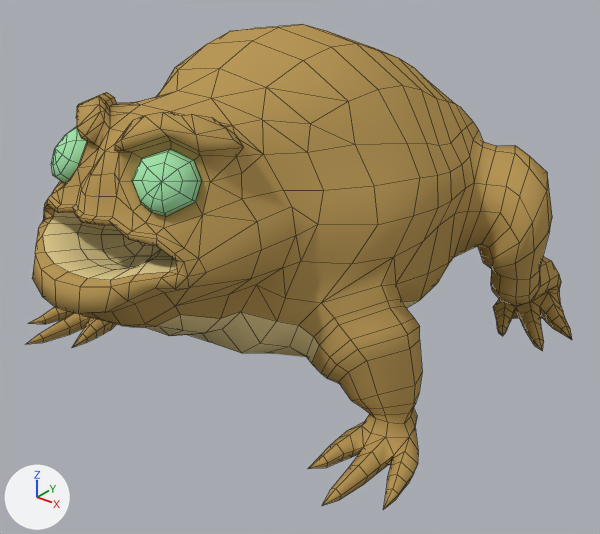
The Blender file Blender/Characters/Froggo.blend: old version first, new version second.
Both versions are drawn from a camera (50 mm lens) standing at (2.87, -3.64, 2.67) and looking at (0.2, -0.29, 0.59). Every picture has the same lights, and +X, +Y and +Z are marked at lower left. Mesh edges are drawn as thin lines.

In view in the first picture: 'Froggo'.
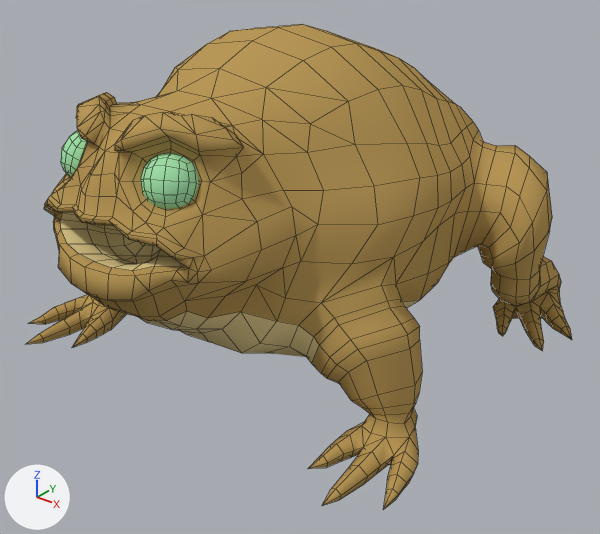
Pixel boxes [x1, y1, x2, y2] of what changed, in the pictures (600 x 534 px; the box of a moved part takes in the faces that stretch with it):
part 1 of me_cylinder_005, rebuilt: before [51, 126, 87, 183]; after [61, 131, 87, 177]
part 2 of me_cylinder_005, rebuilt (16% narrower, 16% shorter): before [132, 149, 201, 217]; after [141, 152, 199, 209]
part 3 of me_cylinder_005, moved or reshaped: before [32, 205, 295, 336]; after [44, 175, 295, 333]

What the commit changed:
me_cylinder_005 is used by ob_froggo; location (0.0, 0.0, 0.0).
me_cylinder_005 had 1425 vertices, 1605 faces and spanned x -1.39..1.43, y -1.78..1.35, z 0.0..1.9.
me_cylinder_005 now has 1527 vertices, 1689 faces and spans x -1.39..1.43, y -1.61..1.35, z 0.0..1.9.
me_cylinder_005 part 1: the loose piece of 47 vertices spanning x -0.45..-0.12, y -1.48..-1.17, z 1.3..1.57 is rebuilt with 98 vertices and now spans x -0.41..-0.14, y -1.43..-1.16, z 1.27..1.55.
me_cylinder_005 part 2: the loose piece of 47 vertices spanning x 0.13..0.45, y -1.48..-1.19, z 1.31..1.57 is rebuilt with 98 vertices and now spans x 0.14..0.41, y -1.43..-1.16, z 1.27..1.55.
Part 3, on me_cylinder_005:
10 vertices in x -0.5..0.5, y -1.44..-1.42, z 0.98..1.15 move by (0.0, 0.05, 0.0).
9 vertices in x -0.47..0.42, y -1.53..-1.5, z 0.76..1.03 move by (0.0, 0.08, 0.0).
9 vertices in x -0.47..0.48, y -1.5..-1.47, z 0.77..1.09 move by (0.0, 0.07, 0.0).
7 vertices in x -0.32..0.33, y -1.65..-1.63, z 0.8..1.06 move by (0.0, 0.12, 0.0).
7 vertices in x -0.41..0.42, y -1.59..-1.56, z 0.76..1.09 move by (0.0, 0.1, 0.0).
7 vertices in x -0.37..0.54, y -1.41..-1.38, z 0.82..1.14 move by (0.0, 0.04, 0.0).
66 vertices move from x -0.61..0.62, y -1.78..-1.18, z 0.58..1.47 to x -0.61..0.62, y -1.61..-1.21, z 0.6..1.45.
